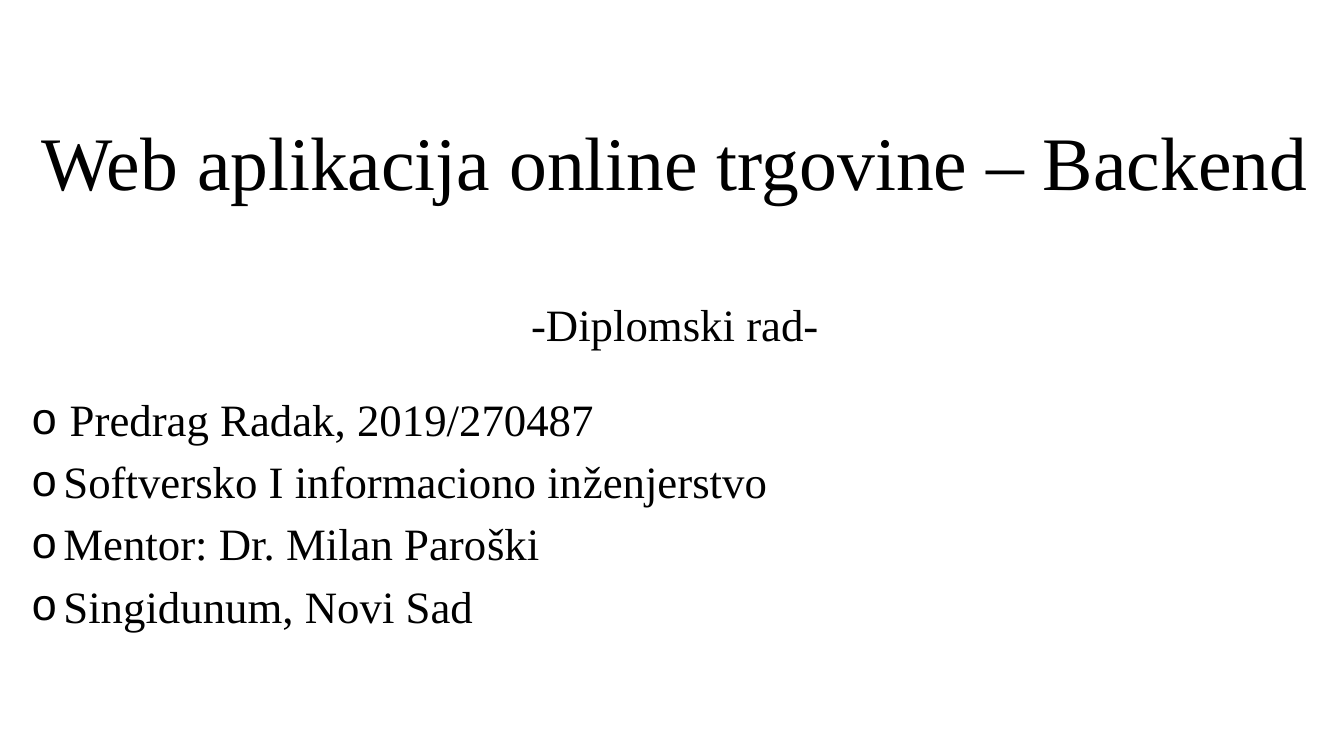
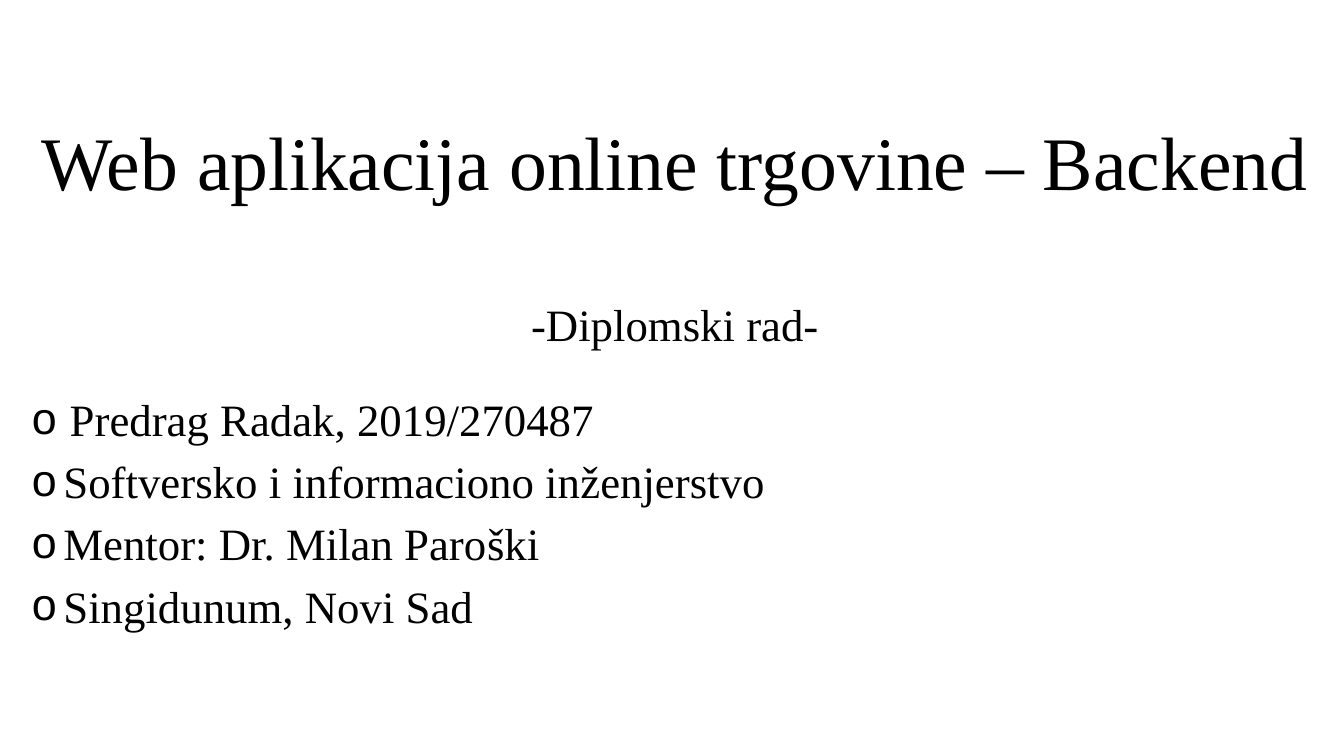
Before and after one commit to Pedja1201/ProjectBrandy_springboot-angular, a slide deck: slide 1 of Specification and Modeling/PredragRadak-Presentation.pptx. Drawn at 1344x756 pixels with LibreOffice and Linux fonts; fonts in the diff are those of the drawing; background and template pictures are left out. Boxes give left, top, right and bottom in pixels: in the first picture for what was removed or moved away, otherwise in the second. Text is boxed around its words. In the diff, an @@ line names an element or a change of style, - is before the commit and + after.

```diff
--- a/Specification and Modeling/PredragRadak-Presentation.pptx
+++ b/Specification and Modeling/PredragRadak-Presentation.pptx
@@ subtitle at (63,466,764,508): text changed @@
-o Softversko I informaciono inženjerstvo
+o Softversko i informaciono inženjerstvo
```
Also in this commit, not shown: 4 other slides changed, 10 slides added, 2 slides removed.
